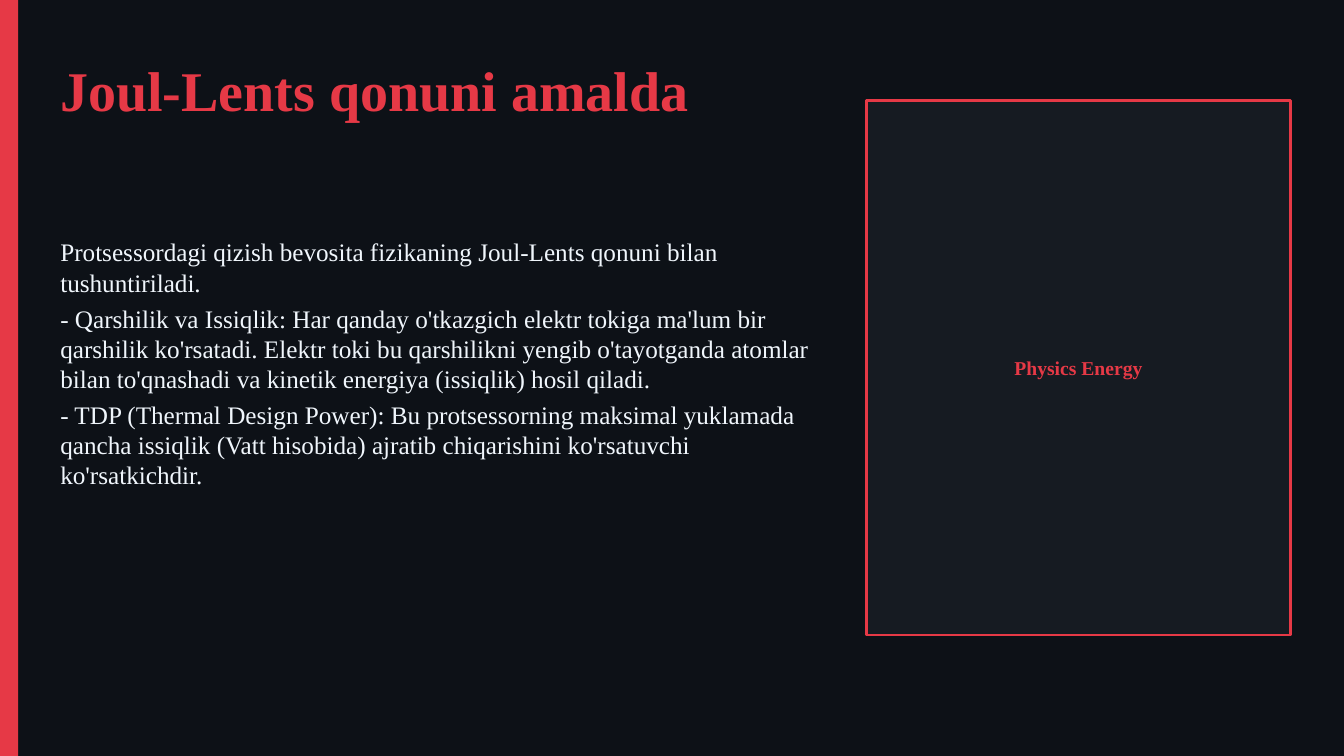
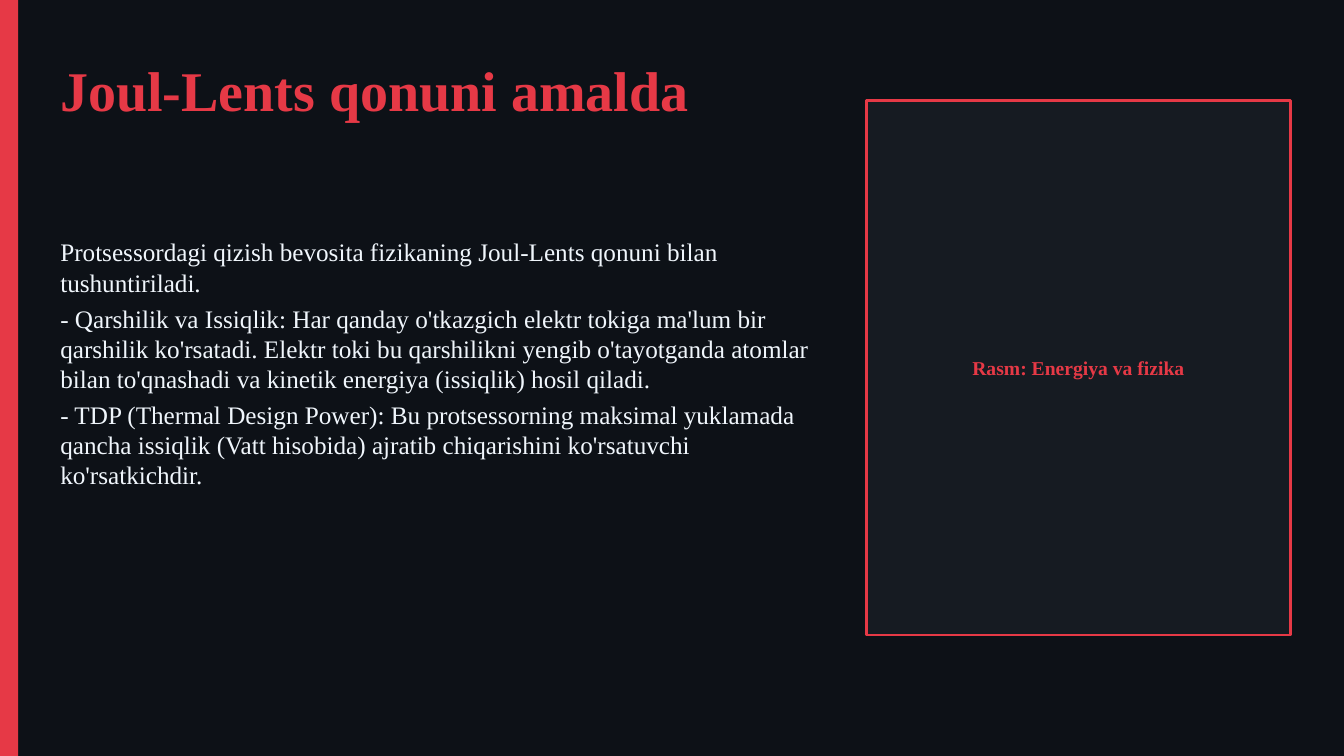
Before and after one commit to dasturland/kerak_taqdimot, a slide deck: slide 4 of taqdimot.pptx. Drawn at 1344x756 pixels with LibreOffice and Linux fonts; fonts in the diff are those of the drawing. Boxes give left, top, right and bottom in pixels: in the first picture for what was removed or moved away, otherwise in the second. Text is boxed around its words. In the diff, an @@ line names an element or a change of style, - is before the commit and + after.

```diff
--- a/taqdimot.pptx
+++ b/taqdimot.pptx
@@ text in rectangle at [972, 361, 1184, 380]: text changed @@
-Physics Energy
+Rasm: Energiya va fizika
```
Also in this commit, not shown: 9 other slides changed, 3 other files.
